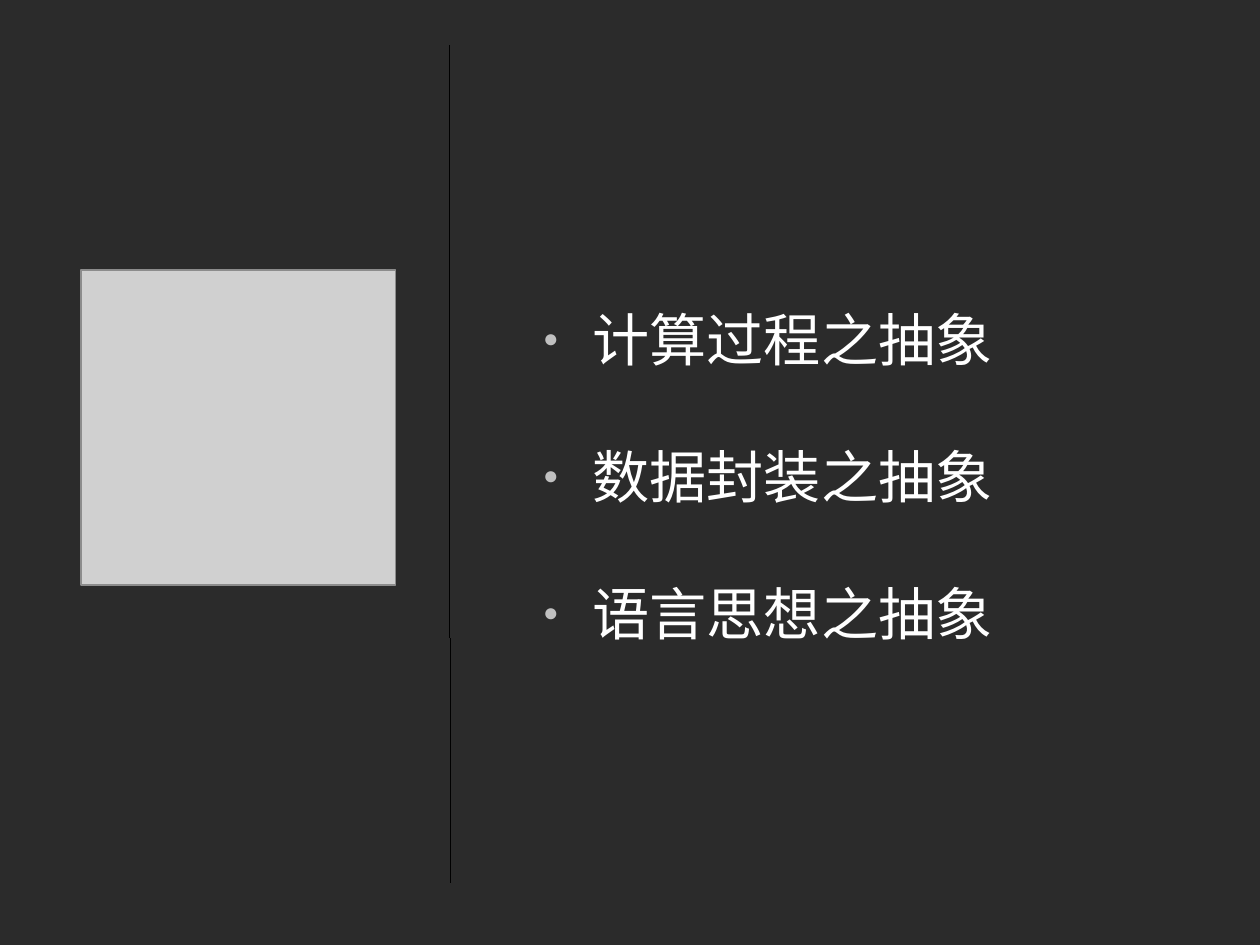
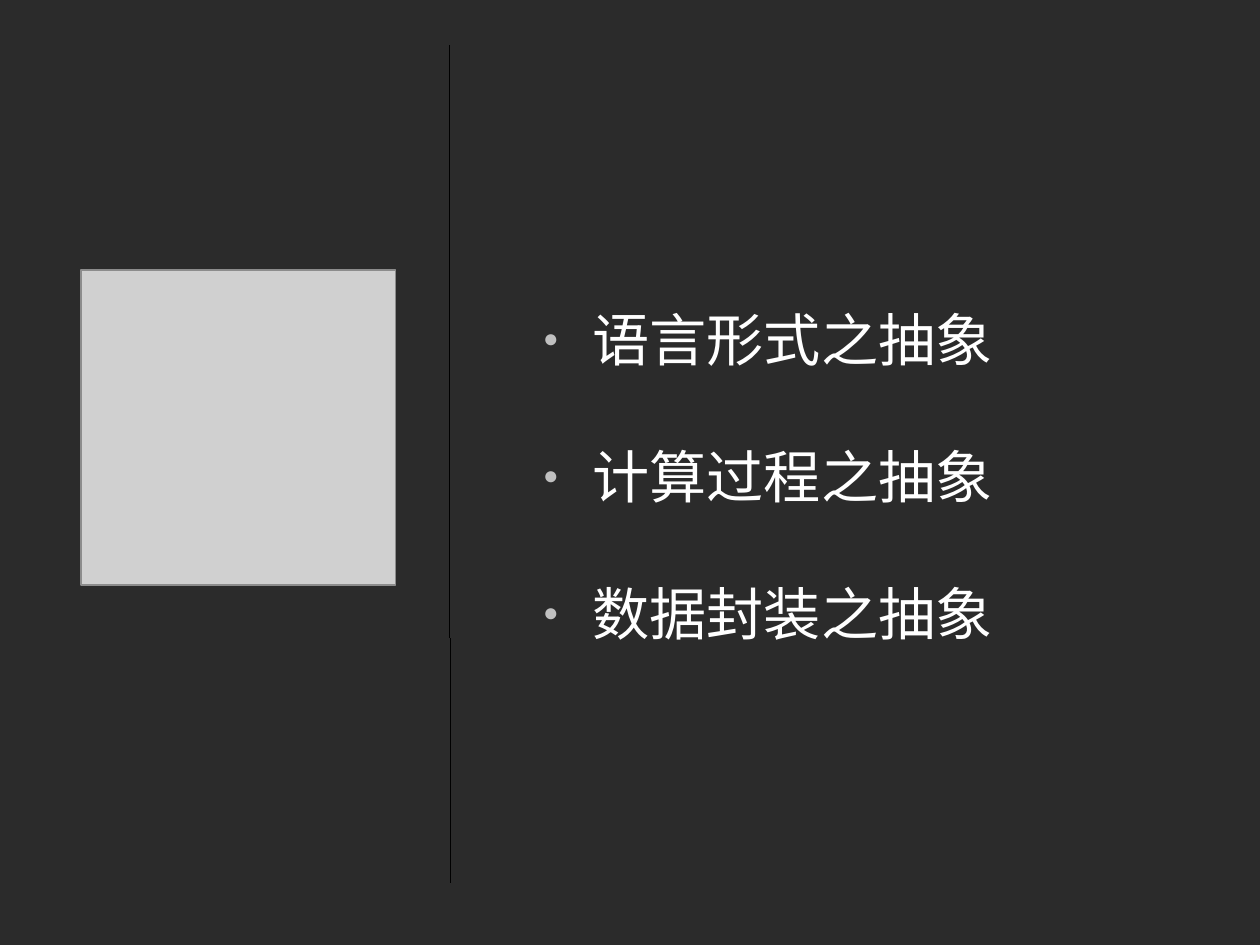
Before and after one commit to yltpsd/inftik, a slide deck: slide 4 of lec1/ProThinking-Abstraciton.odp (slide 3 before the commit). Drawn at 1260x945 pixels with LibreOffice and Linux fonts; fonts in the diff are those of the drawing; grey boxes stand for pictures; background and template pictures are left out; a plain dark background stands for a picture behind light text. Boxes give left, top, right and bottom in pixels: in the first picture for what was removed or moved away, otherwise in the second. Text is boxed around its words. In the diff, an @@ line names an element or a change of style, - is before the commit and + after.

```diff
--- a/lec1/ProThinking-Abstraciton.odp
+++ b/lec1/ProThinking-Abstraciton.odp
@@ text at (593, 313, 993, 366): paragraph added @@
+● 语言形式之抽象
@@ text at (593, 587, 993, 640): paragraph removed @@
-● 语言思想之抽象
```
Also in this commit, not shown: 3 other slides changed, 11 slides added, 2 slides removed, 55 other files.
